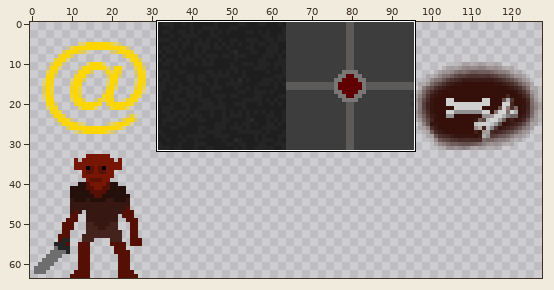
Two states of a sprite sheet, media/tiles.png. Above: a wide view before the commit, with the close-up outlined.
Close-up. The starting point:
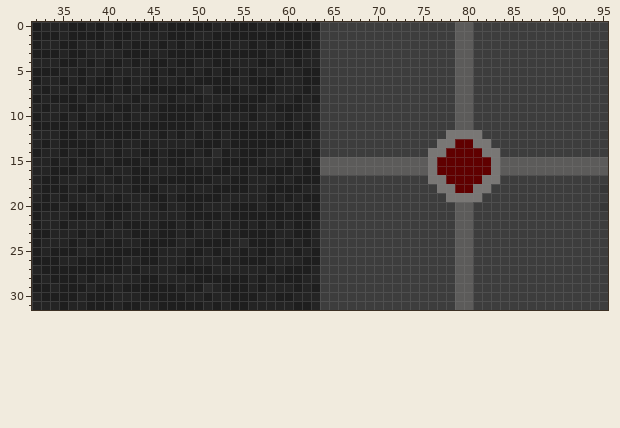
The file is 128x64 pixels. Pixels under 10% opacity are left out. Colours within 5 levels of each other are drawn and written as one. Shown: x 32..95, y 0..31.
The same view after the edit:
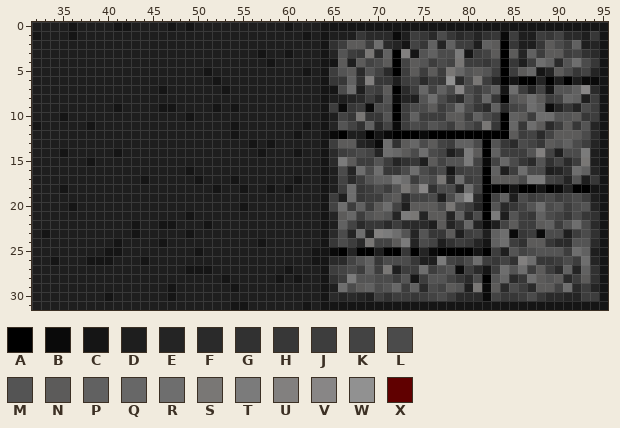
Palette (. is transparent): A #000000  B #0a0a0a  C #151515  D #1e1e1e  E #242424  F #2a2a2a  G #313131  H #373737  J #3d3d3d  K #434343  L #4b4b4b  M #545454  N #5c5b5a  P #616161  Q #676767  R #6e6e6e  S #797775  T #7b7b7b  U #82807f  V #888686  W #919191  X #600000
Changes in this commit:
y 0: x 33..36 EEED -> DDDC; x 38 E -> D; x 40..42 EDD -> DCC; x 46..47 ED -> DC; x 49 D -> C; x 52..53 EE -> DD; x 57..58 EE -> DD; x 60 D -> C; x 62 E -> D; x 64..95 JJJJJJJJJJJJJJJNNJJJJJJJJJJJJJJJ -> CCCCCCCCCCCCCCCCCCCCCCCCCCCCCCCC
y 1: x 32 D -> C; x 35..36 ED -> DC; x 40 E -> D; x 43..46 EEEE -> DDDD; x 50..51 EE -> DD; x 62..73 DEJJJJJJJJJJ -> CDCDDDHFFFBD; x 75..84 JJJJNNJJJJ -> HFLHFGEGHB; x 86..87 JJ -> DD; x 89..95 JJJJJJJ -> HKFFDHC
y 2: x 33..34 EE -> DD; x 37..38 EE -> DD; x 40 E -> D; x 42 E -> D; x 45 E -> D; x 47 E -> D; x 49 E -> D; x 54..55 EE -> DD; x 57 E -> D; x 59 E -> D; x 63..65 EJJ -> DCG; x 67..68 JJ -> NN; x 70..90 JJJJJJJJJNNJJJJJJJJJJ -> RFECKHPEPJJDPNAHDDHNL; x 92..95 JJJJ -> PDEC
y 3: x 35 E -> D; x 38..41 EEEE -> DDDD; x 45..46 EE -> DD; x 57..60 DEED -> CDDC; x 62..66 EEJJJ -> DDCEM; x 68..80 JJJJJJJJJJJNN -> HSFPAUCMPLLTC; x 82..87 JJJJJJ -> KNANEP; x 89..90 JJ -> NN; x 92..95 JJJJ -> KGFC
y 4: x 32..34 EEE -> DDD; x 37 E -> D; x 39 E -> D; x 42 E -> D; x 44 E -> D; x 47 E -> D; x 50..51 EE -> DD; x 54..56 EEE -> DDD; x 58..60 DEE -> CDD; x 62..75 EEJJJJJJJJJJJJ -> DDCCNDNKLNAKNM; x 77..80 JJNN -> LKSJ; x 82..86 JJJJJ -> HKAHD; x 88..95 JJJJJJJJ -> RPFMRLHC
y 5: x 35..36 EE -> DD; x 38..39 EE -> DD; x 41..44 EEEE -> DDDD; x 46 E -> D; x 48 E -> D; x 50..52 EDE -> DCD; x 55 E -> D; x 57..58 EE -> DD; x 60..62 EED -> DDC; x 64 J -> C; x 66..72 JJJJJJJ -> MNFMKFA; x 74 J -> N; x 76 J -> N; x 78..82 JNNJJ -> SQMNM; x 84 J -> A; x 86..95 JJJJJJJJJJ -> NQCENLHKEC
y 6: x 33..34 EE -> DD; x 36 E -> D; x 38 E -> D; x 41 E -> D; x 43..44 EE -> DD; x 46..47 EE -> DD; x 49 E -> D; x 52 D -> C; x 54..55 EE -> DD; x 59..61 EEE -> DDD; x 64..72 JJJJJJJJJ -> CHHPGUHHD; x 74..75 JJ -> KF; x 77..81 JJNNJ -> HWFLS; x 83..95 JJJJJJJJJJJJJ -> EACAAEADADBBC
y 7: x 32 E -> D; x 34..35 EE -> DD; x 37 E -> D; x 41 E -> D; x 43 E -> D; x 46 D -> C; x 50..51 EF -> DD; x 53 D -> C; x 55..56 EE -> DD; x 59..61 EEE -> DDD; x 63..69 EJJJJJJ -> DCCLRDK; x 71..73 JJJ -> NAF; x 75..80 JJJJNN -> QKPLVL; x 82..85 JJJJ -> LPCR; x 87..95 JJJJJJJJJ -> EKCMMPVFC
y 8: x 33 E -> D; x 37 E -> D; x 39 E -> D; x 41..42 EE -> DD; x 44..46 EEE -> DDD; x 48..49 EE -> DD; x 51..53 EEE -> DDD; x 58..60 EEE -> DDD; x 62 E -> D; x 64..68 JJJJJ -> CDDEF; x 70..80 JJJJJJJJJNN -> FMBEDMRLHFM; x 82..88 JJJJJJJ -> QHAMNRN; x 90..93 JJJJ -> KQPD; x 95 J -> C
y 9: x 32 E -> D; x 34..35 EE -> DD; x 38..41 EEED -> DDDC; x 43 E -> D; x 45..47 EDD -> DCC; x 51..52 ED -> DC; x 54 D -> C; x 57..58 EE -> DD; x 62..64 EEJ -> DDC; x 66..67 JJ -> BH; x 69..72 JJJJ -> BLLA; x 74..76 JJJ -> LLN; x 78..93 JNNJJJJJJJJJJJJJ -> LRLHFPFKLRPBEHEL; x 95 J -> C
y 10: x 33..36 EEDE -> DDCD; x 38 E -> D; x 41 E -> D; x 43..45 EEE -> DDD; x 49..50 DE -> CD; x 53..55 EEE -> DDD; x 57..59 EEE -> DDD; x 61..72 EEEJJJJJJJJJ -> DDDCDKHSHHMA; x 74 J -> P; x 78 J -> N; x 80..82 NJJ -> JPL; x 84..86 JJJ -> APN; x 88..93 JJJJJJ -> RRMMNH; x 95 J -> C
y 11: x 32 D -> C; x 36 E -> D; x 38 D -> C; x 50..51 EE -> DD; x 54 D -> C; x 56..58 EEE -> DDD; x 61..72 EDEJJJJJJJJJ -> DCDCEMKGPFKB; x 74..77 JJJJ -> LKML; x 80 N -> L; x 82..89 JJJJJJJJ -> SHAQHRNF; x 91..95 JJJJJ -> NHMEC
y 12: x 32..34 EEE -> DDD; x 37..38 EE -> DD; x 44..45 EE -> DD; x 47 E -> D; x 49 E -> D; x 51 E -> D; x 53..54 ED -> DC; x 59 E -> D; x 61 D -> C; x 63..85 EJJJJJJJJJJJJJJSSSSJJJJ -> DCBADDACBAAABAAAAAAAAAN; x 87..95 JJJJJJJJJ -> KFKNNNLFC
y 13: x 32 E -> D; x 34 E -> D; x 39..40 EE -> DD; x 42..43 EE -> DD; x 45..49 EEEEE -> DDDDD; x 53 E -> D; x 56 D -> C; x 58 D -> C; x 61..64 EEEJ -> DDDC; x 66..92 JJJJJJJJJJJSSXXSSJJJJJJJJJJ -> NNEDBRGNQLNKJPPLAMHFLKHNMPL; x 94..95 JJ -> EC
y 14: x 33..36 EEDE -> DDCD; x 39..43 EEDEE -> DDCDD; x 46 E -> D; x 50 E -> D; x 52 F -> D; x 54 E -> D; x 57..62 DEEEDE -> CDDDCD; x 64..65 JJ -> CF; x 67..83 JJJJJJJJJSSXXXXSS -> KLKERQNLRLKDGTNAP; x 87..95 JJJJJJJJJ -> MUKDLLTDC
y 15: x 32..33 EE -> DD; x 35 E -> D; x 37..38 ED -> DC; x 40 E -> D; x 44 E -> D; x 46 E -> D; x 49..52 EEEE -> DDDD; x 57..59 EEE -> DDD; x 61 E -> D; x 63..66 ENNN -> DCFT; x 68..95 NNNNNNNNSXXXXXXSNNNNNNNNNNNN -> JJMJEGHDNKMMTKBKQLHFMGKFJSDC
y 16: x 32..33 EE -> DD; x 37..39 EEE -> DDD; x 41..42 EE -> DD; x 45..47 EEE -> DDD; x 49 D -> C; x 51 E -> D; x 54 E -> D; x 56 E -> D; x 61 E -> D; x 64..95 NNNNNNNNNNNNSXXXXXXSNNNNNNNNNNNN -> CDLERLRHHLRLJLCJKKAPDJRLLDEGRPEC
y 17: x 32 E -> D; x 35..37 EEE -> DDD; x 39..40 EE -> DD; x 42 E -> D; x 44..45 DE -> CD; x 50 D -> C; x 52..54 EED -> DDC; x 56..58 EEE -> DDD; x 60..61 ED -> DC; x 64..67 JJJJ -> CDKF; x 69..73 JJJJJ -> MPPTR; x 75..76 JS -> ML; x 78..89 XXXXSSJJJJJJ -> FRJKANNNLTTK; x 91..95 JJJJJ -> EMDHC
y 18: x 32 E -> D; x 35..36 DE -> CD; x 39..42 EEEE -> DDDD; x 46..48 EEE -> DDD; x 50..52 EED -> DDC; x 55..58 DEED -> CDDC; x 60 D -> C; x 62..65 EEJJ -> DDCD; x 67..68 JJ -> RH; x 70 J -> L; x 72..95 JJJJJSSXXSSJJJJJJJJJJJJH -> MSNVGLLERKAAACAACABEAACC
y 19: x 32 E -> D; x 34 E -> D; x 36..38 EEE -> DDD; x 40 E -> D; x 42..44 EEE -> DDD; x 47 E -> D; x 53..57 EEEEE -> DDDDD; x 59 E -> D; x 61 E -> D; x 64 J -> C; x 66..68 JJJ -> DRH; x 71..86 JJJJJJJSSSSJJJJJ -> MNFKKLDLRWFAKPDL; x 88..89 JJ -> KL; x 91..92 JJ -> KL; x 94..95 JJ -> DC
y 20: x 35..36 ED -> DC; x 38..39 EE -> DD; x 43..45 EEE -> DDD; x 47..48 EE -> DD; x 51..53 EEE -> DDD; x 55 D -> C; x 57 E -> D; x 60 E -> D; x 62 E -> D; x 64..66 JJJ -> CKR; x 68 J -> P; x 70..90 JJJJJJJJJNNJJJJJJJJJJ -> NRKDNNNLSLJEAMFHKMRLM; x 92..95 JJJH -> LMEC
y 21: x 33..35 EEE -> DDD; x 39 E -> D; x 42..49 EEEEEEED -> DDDDDDDC; x 53 E -> D; x 64..67 JJJJ -> CENQ; x 69..85 JJJJJJJJJJNNJJJJJ -> MNMETSENNEPFLATDM; x 87..95 JJJJJJJJJ -> HPLKHLHGC
y 22: x 33..34 EE -> DD; x 36..39 EEEE -> DDDD; x 41 E -> D; x 43 D -> C; x 45..48 EDDE -> DCCD; x 50..52 EDE -> DCD; x 54 E -> D; x 56 E -> D; x 58 E -> D; x 60 E -> D; x 63..71 EJJJJJJJJ -> DCDPKFHHF; x 73..85 JJJJJJNNJJJJJ -> FFFDNEHQEBDKN; x 88..89 JJ -> NP; x 91..95 JJJJJ -> MRLFC
y 23: x 33..36 DEEE -> CDDD; x 38 E -> D; x 40..43 EEED -> DDDC; x 45 E -> D; x 48..52 EDEEE -> DCDDD; x 54 E -> D; x 59..60 EE -> DD; x 63..86 EJJJJJJJJJJJJJJJNNJJJJJJ -> DCFLEREUTRMEMHHNDJKDPRBH; x 88..91 JJJJ -> BLLD; x 93..95 JJJ -> LGC
y 24: x 33..35 EEE -> DDD; x 37 E -> D; x 39 E -> D; x 41..43 DEE -> CDD; x 46 D -> C; x 48..49 EE -> DD; x 54..55 EF -> DD; x 57 D -> C; x 59 E -> D; x 61 E -> D; x 63..66 EJJJ -> DCHL; x 68..84 JJJJJJJJJJJNNJJJJ -> FSKKNTELKDGJHECPR; x 86..95 JJJJJJJJJJ -> GNNHFFMMFC
y 25: x 33 E -> D; x 37..38 EE -> DD; x 40..41 DD -> CC; x 46..48 EEE -> DDD; x 50..51 DE -> CD; x 53..54 EE -> DD; x 56 E -> D; x 59..60 EE -> DD; x 62..82 EDJJJJJJJJJJJJJJJNNJJ -> DCCBAEAADAAHAEBAAAACA; x 84..90 JJJJJJJ -> DMKLMMM; x 92..95 JJJJ -> RPDC
y 26: x 34..36 DEE -> CDD; x 38..40 DDD -> CCC; x 42..44 EED -> DDC; x 46..48 EEE -> DDD; x 50..52 EEE -> DDD; x 54 E -> D; x 58..61 EEEE -> DDDD; x 63..81 DJJJJJJJJJJJJJJJNNJ -> CCFFKMPHLLLHDDTKJLR; x 83..89 JJJJJJJ -> HKGURHH; x 91 J -> L; x 93..95 JJJ -> REC
y 27: x 32 E -> D; x 42 E -> D; x 44..47 EEEE -> DDDD; x 49..57 DDDEEEEEE -> CCCDDDDDD; x 59..60 ED -> DC; x 63..64 EJ -> DC; x 66..67 JJ -> KL; x 69 J -> P; x 71..72 JJ -> SD; x 75 J -> R; x 77..82 JJNNJJ -> LMBJFC; x 84..86 JJJ -> RMR; x 88 J -> N; x 90..95 JJJJJJ -> FPEPGC
y 28: x 33 E -> D; x 37 E -> D; x 39..43 EEEEE -> DDDDD; x 46..49 EEEE -> DDDD; x 53 D -> C; x 56 E -> D; x 58..59 ED -> DC; x 61..65 DEEJJ -> CDDCG; x 67..71 JJJJJ -> TMMLL; x 73..74 JJ -> MC; x 76..91 JJJNNJJJJJJJJJJJ -> MMKHFLAMQFHRNMNF; x 93..95 JJJ -> NGC
y 29: x 34 E -> D; x 38 E -> D; x 41 E -> D; x 47..48 DE -> CD; x 51..52 FE -> DD; x 54 D -> C; x 56 E -> D; x 58..60 EEE -> DDD; x 62 E -> D; x 64..72 JJJJJJJJJ -> CDRLNPLMQ; x 74..85 JJJJJNNJJJJJ -> PFLKNMDSBNFL; x 87..92 JJJJJJ -> FNNKRF; x 94..95 JJ -> EC
y 30: x 32 E -> D; x 37 E -> D; x 40..43 DEEE -> CDDD; x 47 D -> C; x 49..50 EE -> DD; x 52..53 EE -> DD; x 57..58 EE -> DD; x 61..69 EEEJJJJJJ -> DDDCFEFED; x 71 J -> G; x 74 J -> H; x 76..77 JJ -> KL; x 79..85 NNJJJJJ -> FFFBKHH; x 87..92 JJJJJJ -> LHFFEE; x 95 J -> C
y 31: x 32..34 EEE -> DDD; x 36..37 EE -> DD; x 41 E -> D; x 44..45 EE -> DD; x 51 E -> D; x 53..60 EDDEEEEE -> DCCDDDDD; x 62..95 DEJJJJJJJJJJJJJJJNNJJJJJJJJJJJJJJJ -> CDCCCCCCCCCCCCCCCCCCCCCCCCCCCCCCCC
